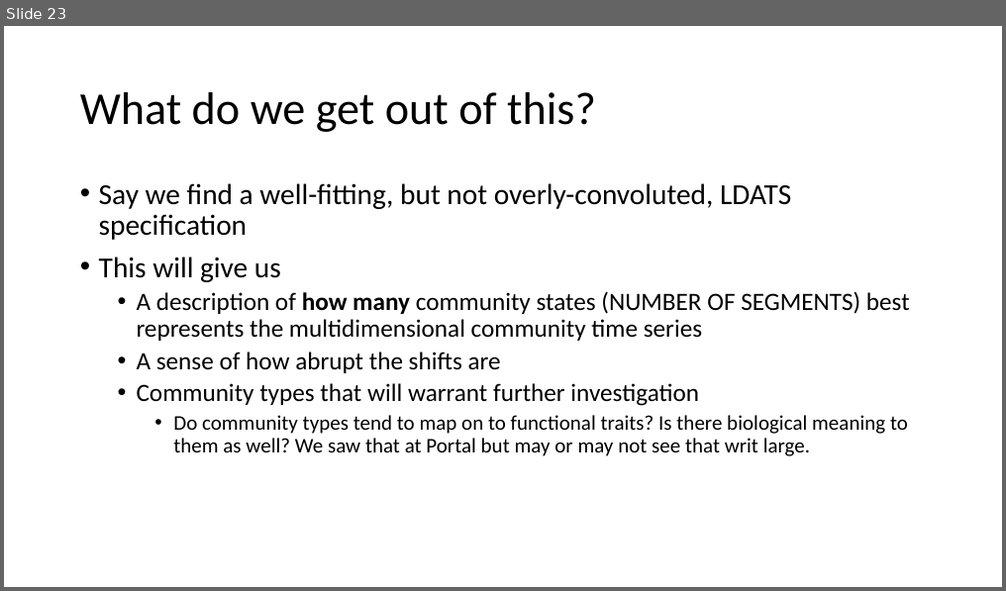
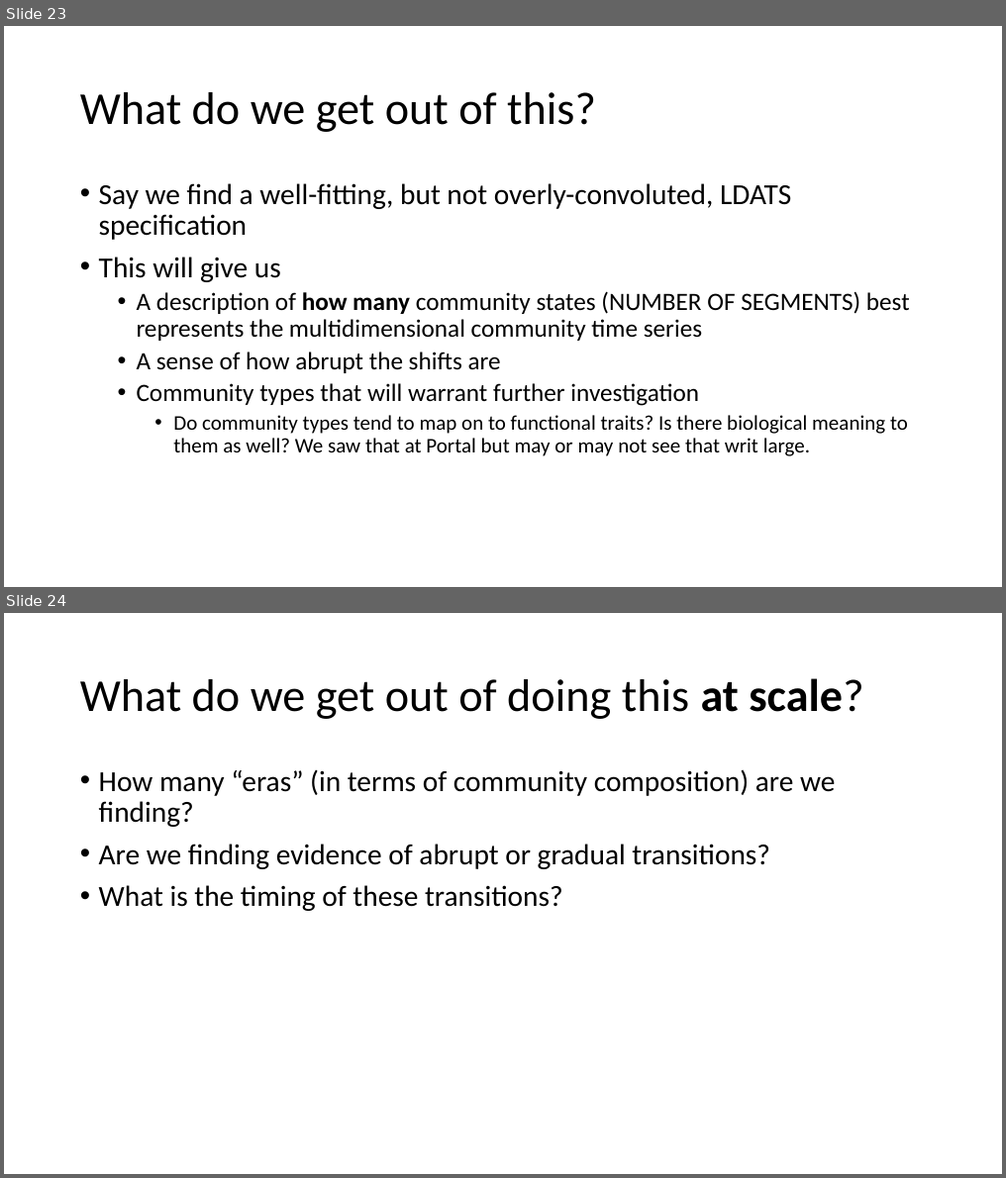
Before and after one commit to diazrenata/ldats2020, a slide deck: LDATS.pptx. Shown one above the other, each under a label of ours: slide 23 before the commit, slides 23 and 24 after it. The pictures are 1006x591 and 1006x1178 pixels, drawn with LibreOffice and Linux fonts; fonts in the diff are those of the drawing. Boxes give left, top, right and bottom in pixels: in the first picture for what was removed or moved away, otherwise in the second. Text is boxed around its words. In the diff, an @@ line names an element or a change of style, - is before the commit and + after.

```diff
--- a/LDATS.pptx
+++ b/LDATS.pptx
@@ slide 24 added at [4,613,1002,1174], background #FFFFFF @@
@@ title added at [80,678,863,719], 44 pt, text #000000 @@
+What do we get out of doing this at scale?
@@ text added at [99,769,835,911], 28 pt, text #000000 @@
+• How many “eras” (in terms of community composition) are we finding?
+• Are we finding evidence of abrupt or gradual transitions?
+• What is the timing of these transitions?
```
Also in this commit, not shown: 1 other slide added, 3 other files.
